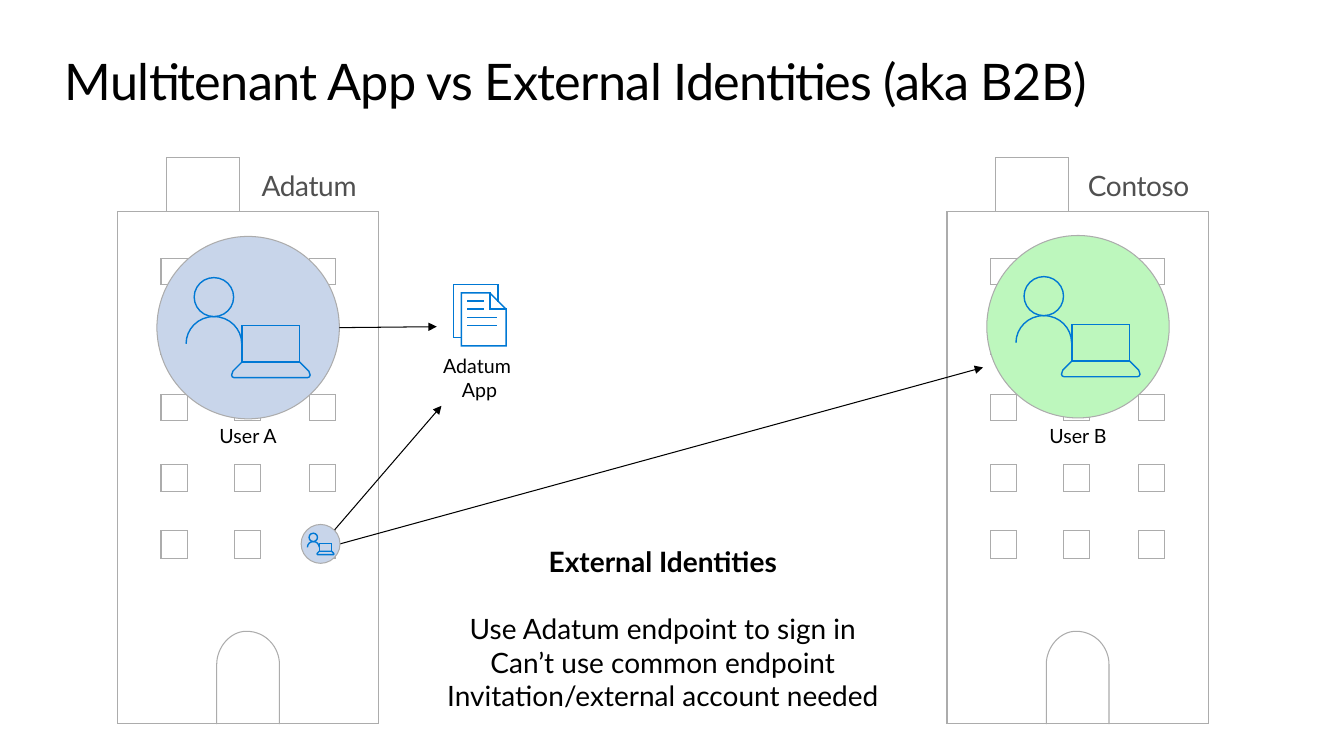
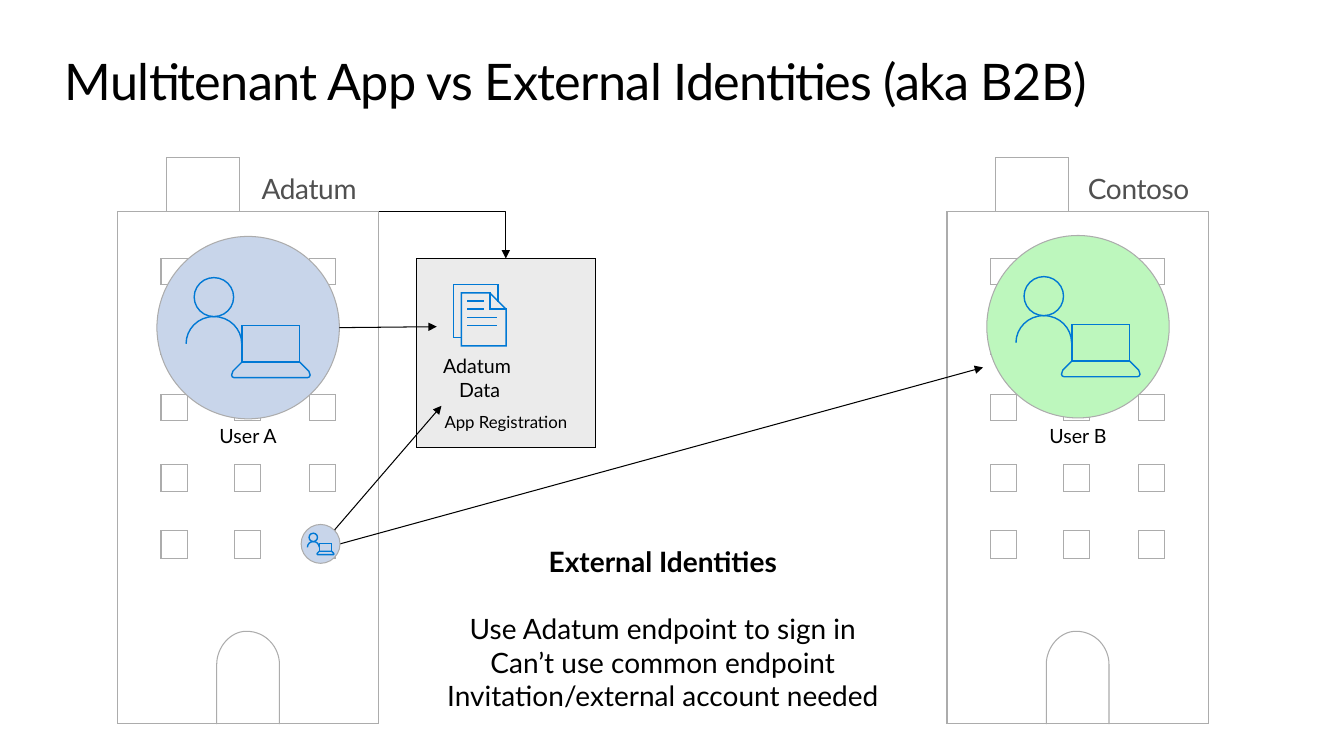
Before and after one commit to kylemar/LOB-Apps-for-IT-Pros, a slide deck: slide 29 of LOB apps for ITPros.pptx (slide 27 before the commit). Drawn at 1344x756 pixels with LibreOffice and Linux fonts; fonts in the diff are those of the drawing; background and template pictures are left out. Boxes give left, top, right and bottom in pixels: in the first picture for what was removed or moved away, otherwise in the second. Text is boxed around its words. In the diff, an @@ line names an element or a change of style, - is before the commit and + after.

```diff
--- a/LOB apps for ITPros.pptx
+++ b/LOB apps for ITPros.pptx
@@ elbow arrow added from (379, 212) to (506, 258), #000000 0.75 pt @@
@@ rectangle added at [416,258,596,448], fill #D9D9D9 at 50% opacity, outline #000000 0.75 pt, 12 pt, text #000000 @@
+App Registration
@@ text at [443,358,511,397]: text changed @@
-Adatum
-App
+Adatum
+Data
```
Also in this commit, not shown: 22 other slides changed, 20 slides added, 2 slides removed, 1 other file.
